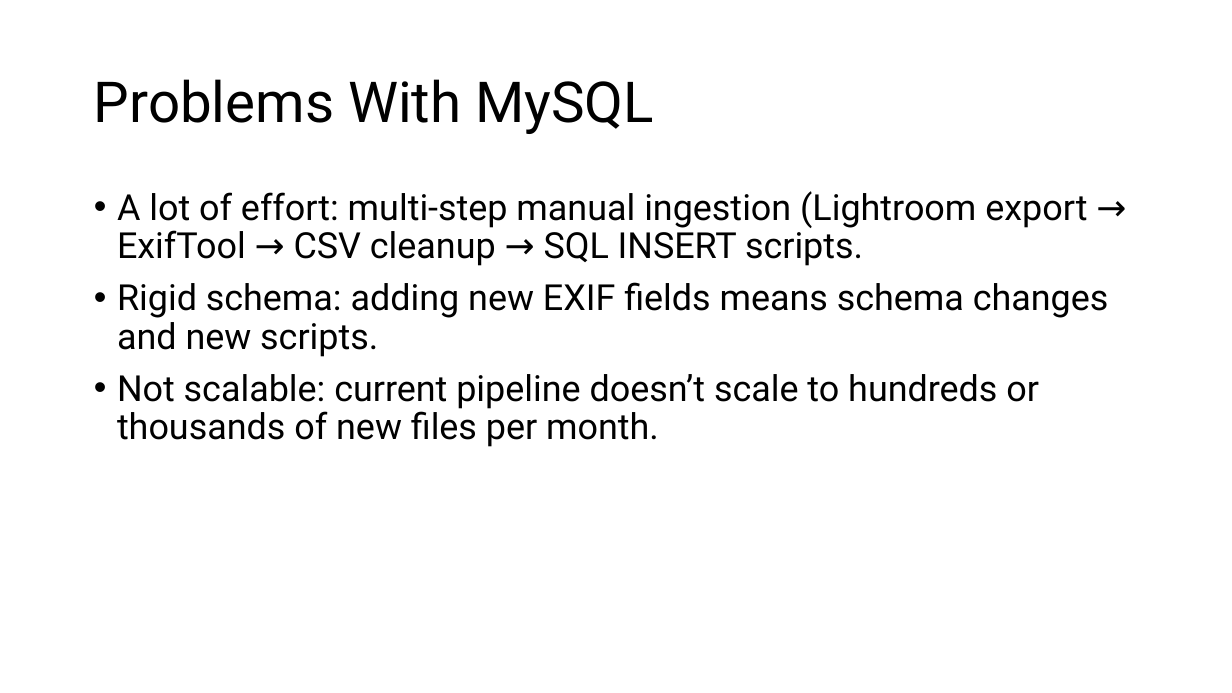
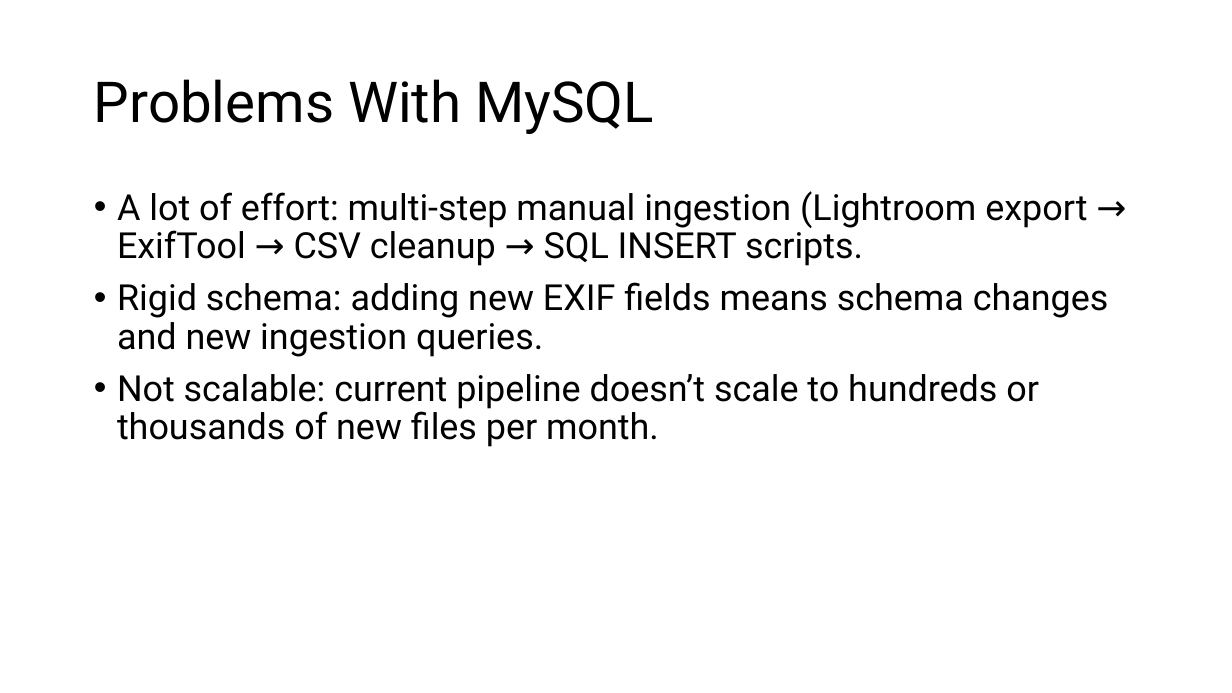
Before and after one commit to bcshort1/Database-Project, a slide deck: slide 7 of Presentation-Demo/Papi's Pictures Gallery Presentation Deck_v2_Final.pptx. Drawn at 1232x693 pixels with LibreOffice and Linux fonts; fonts in the diff are those of the drawing. Boxes give left, top, right and bottom in pixels: in the first picture for what was removed or moved away, otherwise in the second. Text is boxed around its words. In the diff, an @@ line names an element or a change of style, - is before the commit and + after.

```diff
--- a/Presentation-Demo/Papi's Pictures Gallery Presentation Deck_v2_Final.pptx
+++ b/Presentation-Demo/Papi's Pictures Gallery Presentation Deck_v2_Final.pptx
@@ text at [117, 282, 1109, 357]: text changed @@
-• Rigid schema: adding new EXIF fields means schema changes and new scripts.
+• Rigid schema: adding new EXIF fields means schema changes and new ingestion queries.
```
Also in this commit, not shown: 4 other slides changed, 1 slide added, 5 other files.
